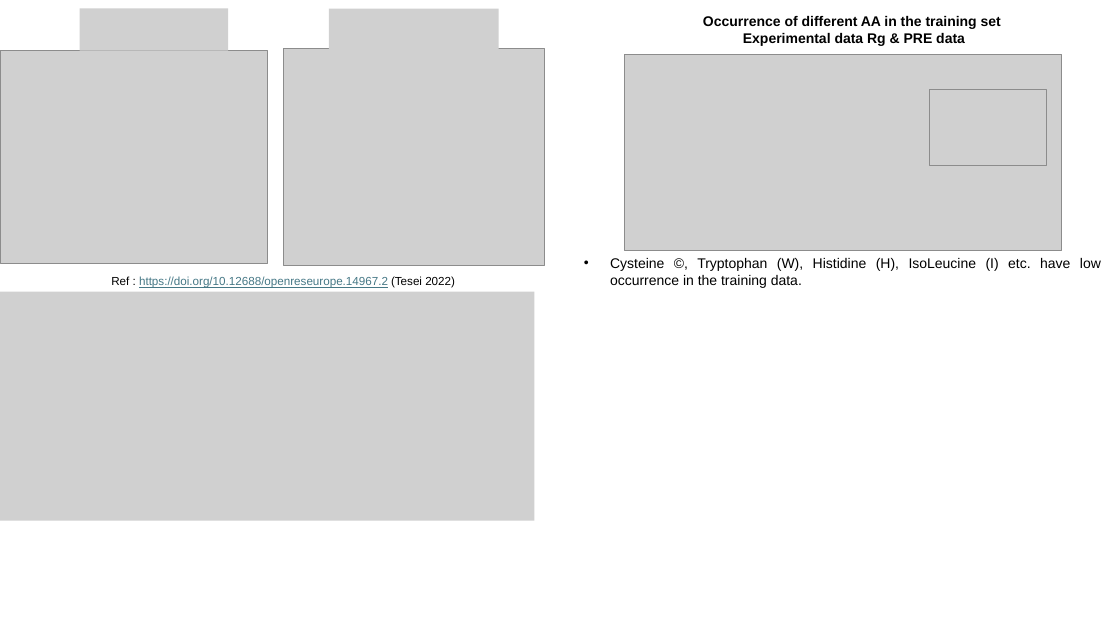
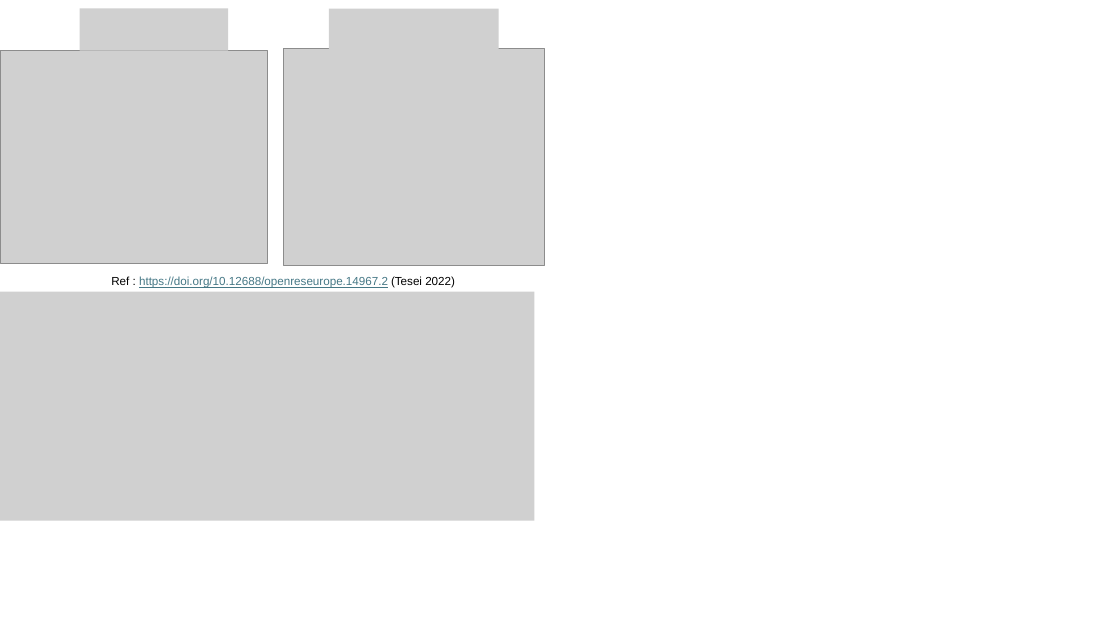
Before and after one commit to T-NIKHIL/BayesicForceFields, a slide deck: slide 6 of examples/calvados/CALVADOS_optimization_of_stickiness.pptx (slide 5 before the commit). Drawn at 1120x630 pixels with LibreOffice and Linux fonts; fonts in the diff are those of the drawing; grey boxes stand for pictures. Boxes give left, top, right and bottom in pixels: in the first picture for what was removed or moved away, otherwise in the second. Text is boxed around its words. In the diff, an @@ line names an element or a change of style, - is before the commit and + after.

```diff
--- a/examples/calvados/CALVADOS_optimization_of_stickiness.pptx
+++ b/examples/calvados/CALVADOS_optimization_of_stickiness.pptx
@@ text removed at [703,16,1001,46] @@
-Occurrence of different AA in the training set
-Experimental data Rg & PRE data
@@ picture removed at [624,55,1062,250] @@
@@ picture removed at [929,90,1046,166] @@
@@ text removed at [610,258,1101,288] @@
-• Cysteine ©, Tryptophan (W), Histidine (H), IsoLeucine (I) etc. have low occurrence in the training data.
```
Also in this commit, not shown: 3 other slides changed, 1 slide added, 13 other files.
